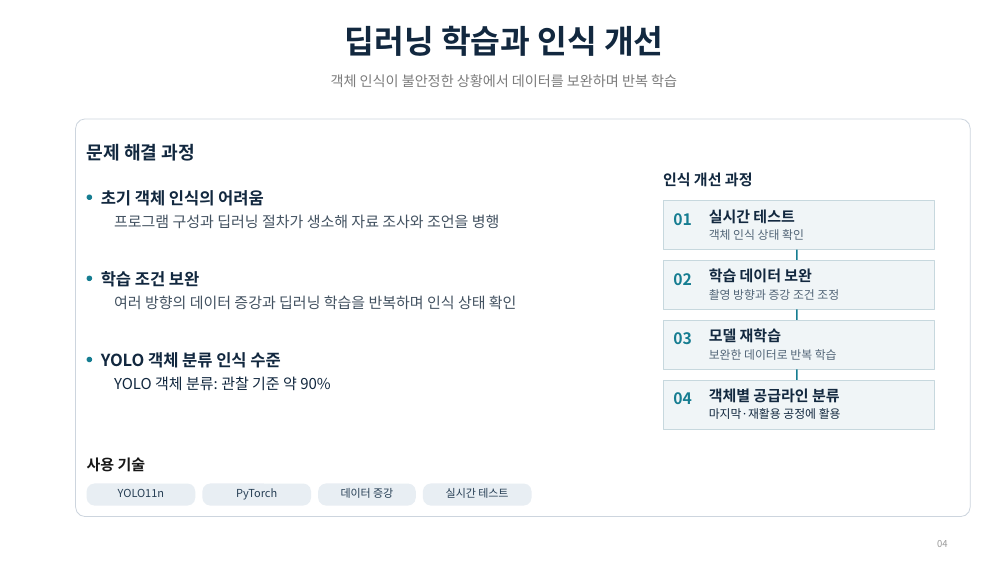
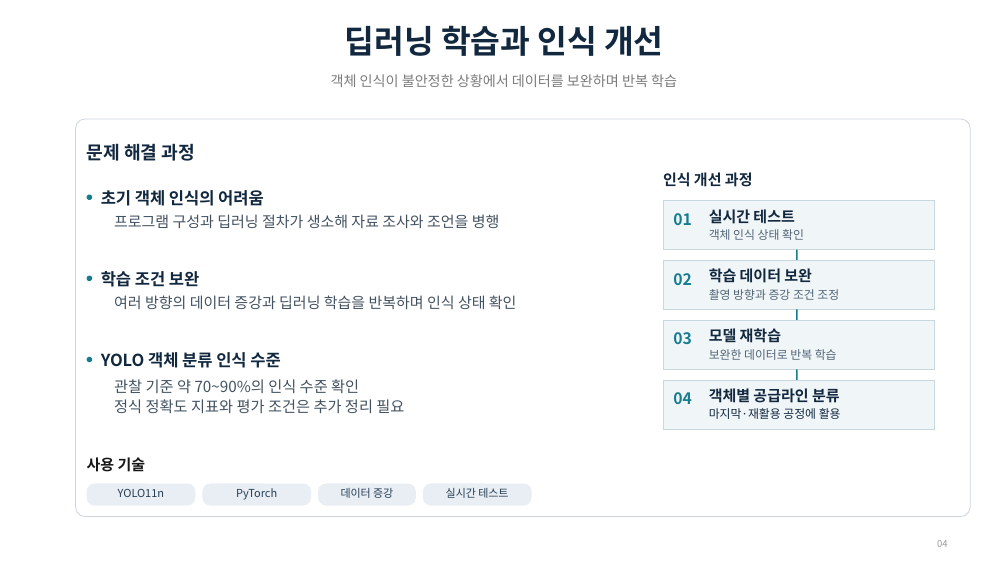
Before and after one commit to ghjyuwe1-sudo/project, a slide deck: slide 4 of portfolio/portfolio.pptx. Drawn at 1008x567 pixels with LibreOffice and Linux fonts; fonts in the diff are those of the drawing. Boxes give left, top, right and bottom in pixels: in the first picture for what was removed or moved away, otherwise in the second. Text is boxed around its words. In the diff, an @@ line names an element or a change of style, - is before the commit and + after.

```diff
--- a/portfolio/portfolio.pptx
+++ b/portfolio/portfolio.pptx
@@ text at (114, 379, 404, 413): text changed; size 14.2 to 14.5 pt; text colour #12283F to #435261 @@
-YOLO 객체 분류: 관찰 기준 약 90%
+관찰 기준 약 70~90%의 인식 수준 확인
+정식 정확도 지표와 평가 조건은 추가 정리 필요
```
Also in this commit, not shown: 1 other slide changed.
